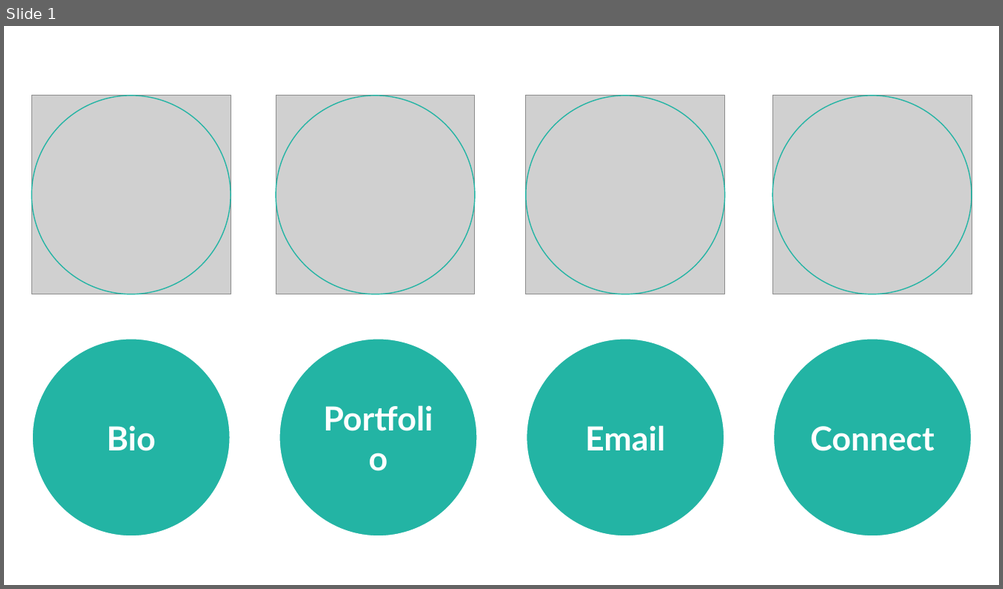
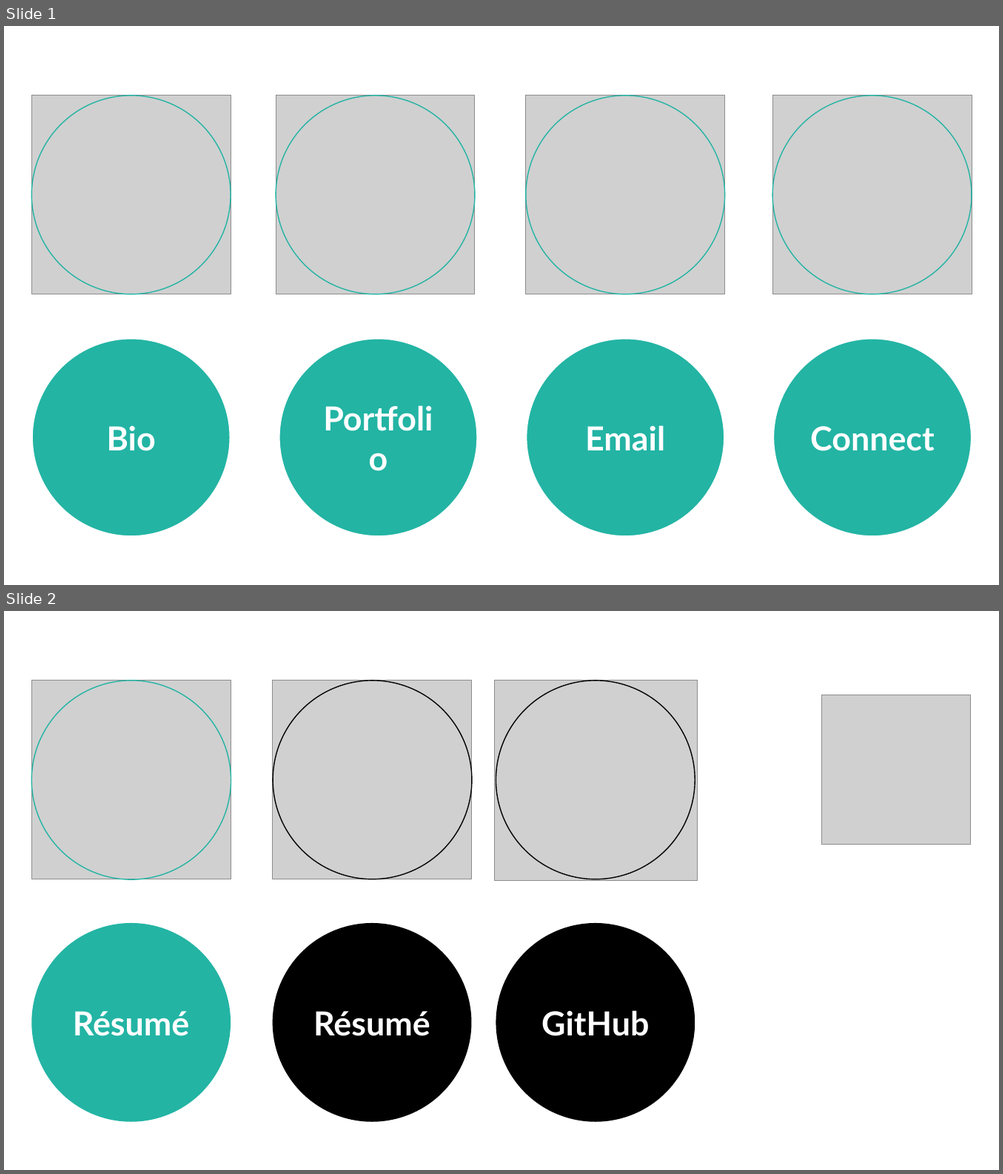
Before and after one commit to pransudash/pransudash.github.io, a slide deck: img/button_hover.pptx. Shown one above the other, each under a label of ours: slide 1 before the commit, slides 1 and 2 after it. The pictures are 1003x589 and 1003x1174 pixels, drawn with LibreOffice and Linux fonts; fonts in the diff are those of the drawing; grey boxes stand for pictures. Boxes give left, top, right and bottom in pixels: in the first picture for what was removed or moved away, otherwise in the second. Text is boxed around its words. In the diff, an @@ line names an element or a change of style, - is before the commit and + after.

```diff
--- a/img/button_hover.pptx
+++ b/img/button_hover.pptx
@@ slide 2 added at (x1=4, y1=611, x2=999, y2=1170), background #FFFFFF @@
@@ ellipse added at (x1=31, y1=681, x2=231, y2=880), outline #23B4A4 1 pt @@
@@ picture added at (x1=32, y1=681, x2=232, y2=880) @@
@@ picture added at (x1=273, y1=681, x2=472, y2=880) @@
@@ ellipse added at (x1=273, y1=681, x2=472, y2=880), outline #000000 1 pt @@
@@ picture added at (x1=494, y1=681, x2=697, y2=881) @@
@@ ellipse added at (x1=495, y1=681, x2=695, y2=880), outline #000000 1 pt @@
@@ picture added at (x1=821, y1=695, x2=970, y2=845) @@
@@ ellipse added at (x1=31, y1=923, x2=231, y2=1123), fill #23B4A4, 32 pt, text #FFFFFF, bold @@
+Résumé
@@ ellipse added at (x1=273, y1=923, x2=472, y2=1123), fill #000000, 32 pt, text #FFFFFF, bold @@
+Résumé
@@ ellipse added at (x1=495, y1=923, x2=695, y2=1123), fill #000000, 32 pt, text #FFFFFF, bold @@
+GitHub
```
Also in this commit, not shown: 10 other files.
